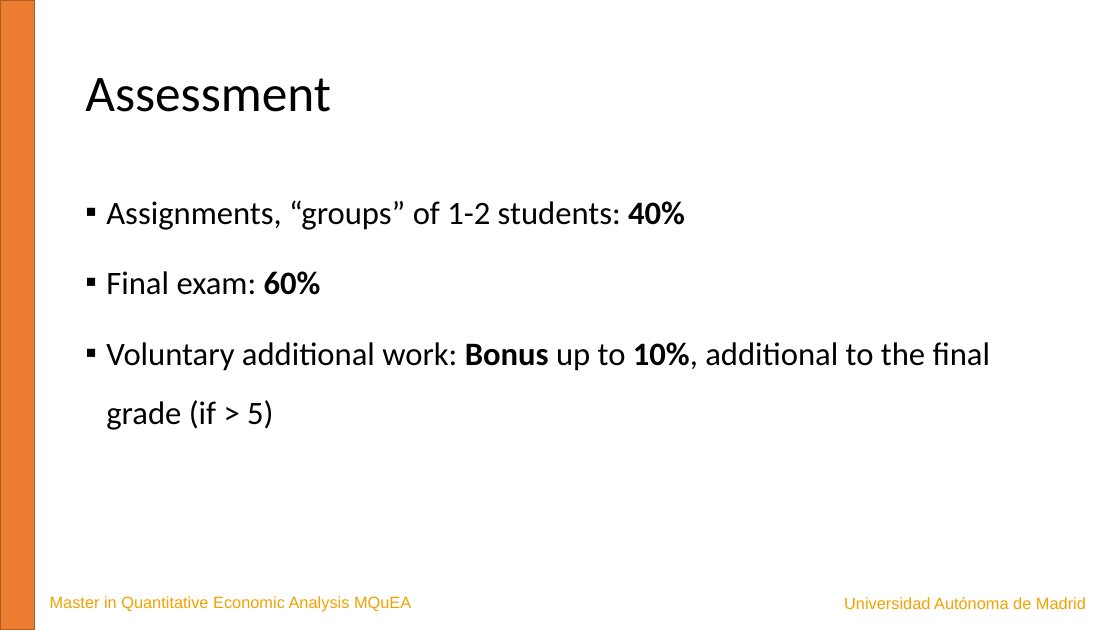
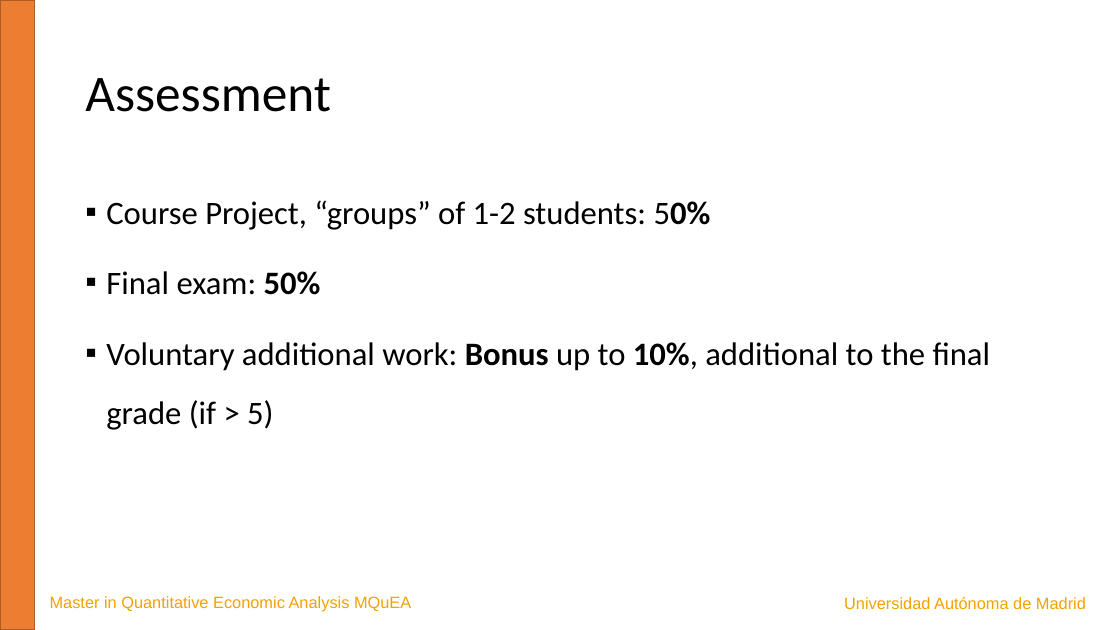
Before and after one commit to JavierBas/IMLEF-MQuEA, a slide deck: slide 9 of Course content/Slides/Topic 0 - Course presentation.pptx. Drawn at 1120x630 pixels with LibreOffice and Linux fonts; fonts in the diff are those of the drawing. Boxes give left, top, right and bottom in pixels: in the first picture for what was removed or moved away, otherwise in the second. Text is boxed around its words. In the diff, an @@ line names an element or a change of style, - is before the commit and + after.

```diff
--- a/Course content/Slides/Topic 0 - Course presentation.pptx
+++ b/Course content/Slides/Topic 0 - Course presentation.pptx
@@ text at (x1=106, y1=200, x2=711, y2=295): text changed @@
-▪ Assignments, “groups” of 1-2 students: 40%
-▪ Final exam: 60%
+▪ Course Project, “groups” of 1-2 students: 50%
+▪ Final exam: 50%
```
Also in this commit, not shown: 3 other slides changed, 3 other files.
